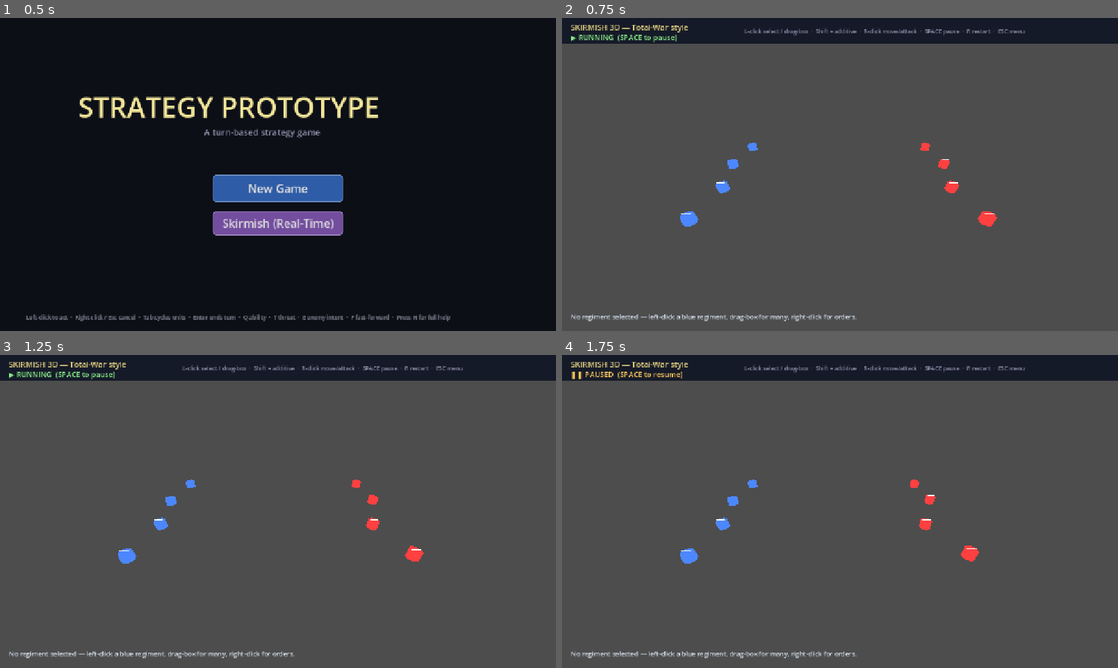
Above: before the commit, frames 1-4 (two rows, left to right).
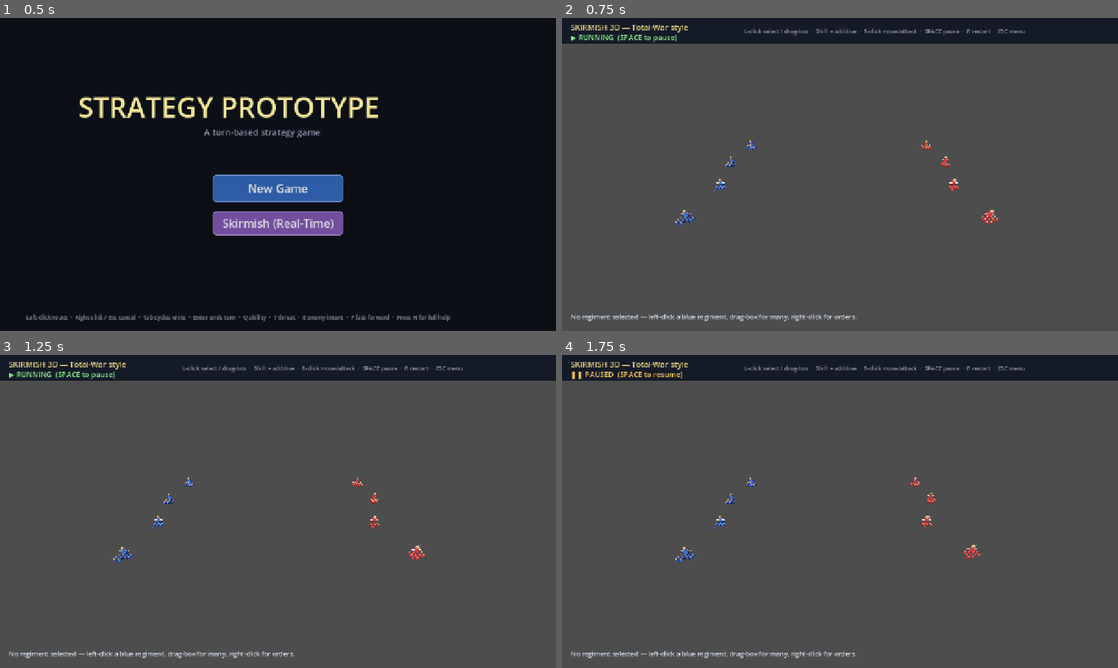
Above: after the commit, the same moments.

Repository: kabuumu/strategy-prototype
Game: Godot game, scene res://src/title/title.tscn
The game is run twice, just before and just after one commit, with the same random seed, the same clock (stepped at 60 frames per second) and the same inputs.
Inputs (mouse positions are in pixels of both pictures, inside the frame that each line leads up to):
- Up to frame 1 (0.5 s): no input
- Up to frame 2 (0.75 s): click "Skirmish (Real-Time)" at 0.5 s
- Up to frame 3 (1.25 s): no input
- Up to frame 4 (1.75 s): tap A at 1.25 s; move the mouse to (962, 495) at 1.27 s; tap H at 1.35 s; click (962, 495) at 1.42 s; tap Space at 1.52 s

Frame 1 is identical in both runs. In frame 2, 0.6% of the frame differs, in the area x 20-79%, y 39-67%; in frame 3, 0.6%; in frame 4, 0.6%.

Commit message:
3D skirmish: low-poly figures instead of cylinders
Replaced the plain cylinder regiment body and capsule squad markers with
composed low-poly humanoid figures (torso + head + two legs + a class
weapon: spear for melee, bow for ranged), team-coloured. Squad markers are
small weaponless versions arranged in a formation grid, still vanishing as
casualties mount.

Added a DirectionalLight3D + ambient WorldEnvironment so the now-shaded
figures read as 3D (ground stays flat/unshaded). Hit-flash still drives the
torso material.

No external model assets — figures are built from primitives, like the
sprite/sfx generators. Can swap in real GLB models later if desired.

Co-Authored-By: Claude Opus 4.8 <noreply@anthropic.com>

Diff:
--- a/src/skirmish3d/skirmish3d.gd
+++ b/src/skirmish3d/skirmish3d.gd
@@ -95,6 +95,20 @@
 	world.name = "World"
 	add_child(world)
 
+	# Lighting + ambient so the low-poly unit figures read as 3D (the figures
+	# use shaded materials; the ground stays flat/unshaded).
+	var sun := DirectionalLight3D.new()
+	sun.rotation_degrees = Vector3(-55.0, -42.0, 0.0)
+	sun.light_energy = 1.15
+	world.add_child(sun)
+	var env := WorldEnvironment.new()
+	var e := Environment.new()
+	e.ambient_light_source = Environment.AMBIENT_SOURCE_COLOR
+	e.ambient_light_color = Color(0.46, 0.49, 0.58)
+	e.ambient_light_energy = 0.6
+	env.environment = e
+	world.add_child(env)
+
 	_camera = Camera3D.new()
 	_camera.position = Vector3(0.0, CAMERA_Y, 34.0)
 	_camera.look_at_from_position(_camera.position, Vector3.ZERO, Vector3.UP)
--- a/src/skirmish3d/skirmish_unit_3d.gd
+++ b/src/skirmish3d/skirmish_unit_3d.gd
@@ -75,19 +75,66 @@
 	engage_radius_world = (attack_range_px + 40.0) * WORLD_SCALE
 	_build_visuals()
 
+func _solid_mat(c: Color) -> StandardMaterial3D:
+	var m := StandardMaterial3D.new()
+	m.albedo_color = c
+	m.roughness = 0.85
+	return m
+
+var team_color: Color:
+	get: return Color(0.30, 0.53, 1.0) if team == 0 else Color(0.95, 0.28, 0.28)
+
+# Build a small low-poly humanoid figure rooted at `root` (its torso), with a
+# head, two legs and a class weapon. Used both for the regiment's lead figure
+# and (smaller) for the squad markers.
+func _build_figure(root: MeshInstance3D, scale_mul: float, with_weapon: bool) -> void:
+	var torso := BoxMesh.new()
+	torso.size = Vector3(0.62, 0.74, 0.36) * scale_mul
+	root.mesh = torso
+	root.material_override = _solid_mat(team_color)
+
+	var head := MeshInstance3D.new()
+	var hs := SphereMesh.new()
+	hs.radius = 0.24 * scale_mul
+	hs.height = 0.48 * scale_mul
+	head.mesh = hs
+	head.position = Vector3(0.0, 0.6 * scale_mul, 0.0)
+	head.material_override = _solid_mat(Color(0.87, 0.72, 0.55))
+	root.add_child(head)
+
+	for lx: float in [-0.16, 0.16]:
+		var leg := MeshInstance3D.new()
+		var lb := BoxMesh.new()
+		lb.size = Vector3(0.2, 0.62, 0.28) * scale_mul
+		leg.mesh = lb
+		leg.position = Vector3(lx * scale_mul, -0.66 * scale_mul, 0.0)
+		leg.material_override = _solid_mat(team_color.darkened(0.35))
+		root.add_child(leg)
+
+	if with_weapon:
+		var wpn := MeshInstance3D.new()
+		if is_ranged:
+			var bow := TorusMesh.new()
+			bow.inner_radius = 0.20 * scale_mul
+			bow.outer_radius = 0.30 * scale_mul
+			wpn.mesh = bow
+			wpn.position = Vector3(0.42 * scale_mul, 0.18 * scale_mul, 0.0)
+			wpn.material_override = _solid_mat(Color(0.55, 0.40, 0.22))
+		else:
+			var shaft := BoxMesh.new()
+			shaft.size = Vector3(0.07, 1.35, 0.07) * scale_mul
+			wpn.mesh = shaft
+			wpn.position = Vector3(0.42 * scale_mul, 0.30 * scale_mul, 0.0)
+			wpn.rotation_degrees = Vector3(0.0, 0.0, 12.0)
+			wpn.material_override = _solid_mat(Color(0.72, 0.74, 0.80))
+		root.add_child(wpn)
+
 func _build_visuals() -> void:
-	# Body: simple colored pillar so this mode stays robust in 3D.
+	# Body: low-poly soldier figure (team-coloured). _body is the torso so the
+	# hit-flash still works.
 	_body = MeshInstance3D.new()
-	var cyl := CylinderMesh.new()
-	cyl.top_radius = 1.0
-	cyl.bottom_radius = 1.0
-	cyl.height = 1.4
-	_body.mesh = cyl
-	_body.position = Vector3.ZERO
-	var body_mat := StandardMaterial3D.new()
-	body_mat.shading_mode = BaseMaterial3D.SHADING_MODE_UNSHADED
-	body_mat.albedo_color = (Color(0.30, 0.53, 1.0) if team == 0 else Color(1.0, 0.25, 0.25))
-	_body.material_override = body_mat
+	_body.position = Vector3(0.0, 0.95, 0.0)
+	_build_figure(_body, 1.0, true)
 	add_child(_body)
 
 	# Selection rings (top-down flat quads would be better, but cylinders keep
@@ -143,26 +190,19 @@
 	_hp_fill.material_override = fg_mat
 	add_child(_hp_fill)
 
-	# Create faux-soldier markers as tiny capsules. This gives immediate visual
-	# feedback of losses without using a 2D sprite-based squad visual.
+	# Squad markers — tiny low-poly figures arranged in a formation grid around
+	# the lead figure, so losses are visible as troopers vanish.
 	var cols: int = max(1, int(ceil(sqrt(float(soldier_count)))))
-	var spacing: float = 0.28 / max(1, cols)
+	var spacing: float = 0.62
 	for i in range(soldier_count):
 		var s := Soldier.new()
 		var col: int = i % cols
 		var row: int = i / cols
 		var ox := (float(col) - float(cols - 1) * 0.5) * spacing
-		var oz := (float(row) - float(cols - 1) * 0.5) * spacing * 0.85
-		var sp := CapsuleMesh.new()
-		sp.radius = 0.06
-		sp.height = 0.12
+		var oz := (float(row) - float(cols - 1) * 0.5) * spacing * 0.85 + 0.9
 		s.mesh = MeshInstance3D.new()
-		s.mesh.mesh = sp
-		s.mesh.position = Vector3(ox, 0.5, oz)
-		var sm := StandardMaterial3D.new()
-		sm.albedo_color = Color(1.0, 1.0, 1.0, 0.85)
-		sm.shading_mode = BaseMaterial3D.SHADING_MODE_UNSHADED
-		s.mesh.material_override = sm
+		_build_figure(s.mesh, 0.42, false)   # small, no weapon
+		s.mesh.position = Vector3(ox, 0.32, oz)
 		add_child(s.mesh)
 		_soldiers.append(s)
 
